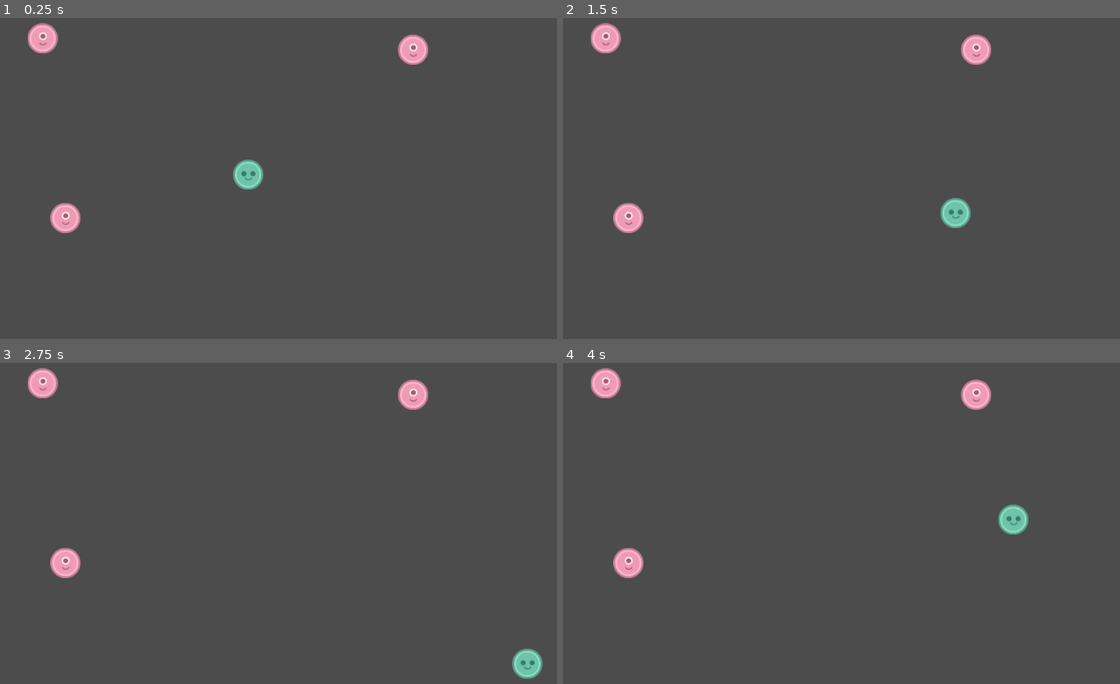
Above: before the commit, frames 1-4 (two rows, left to right).
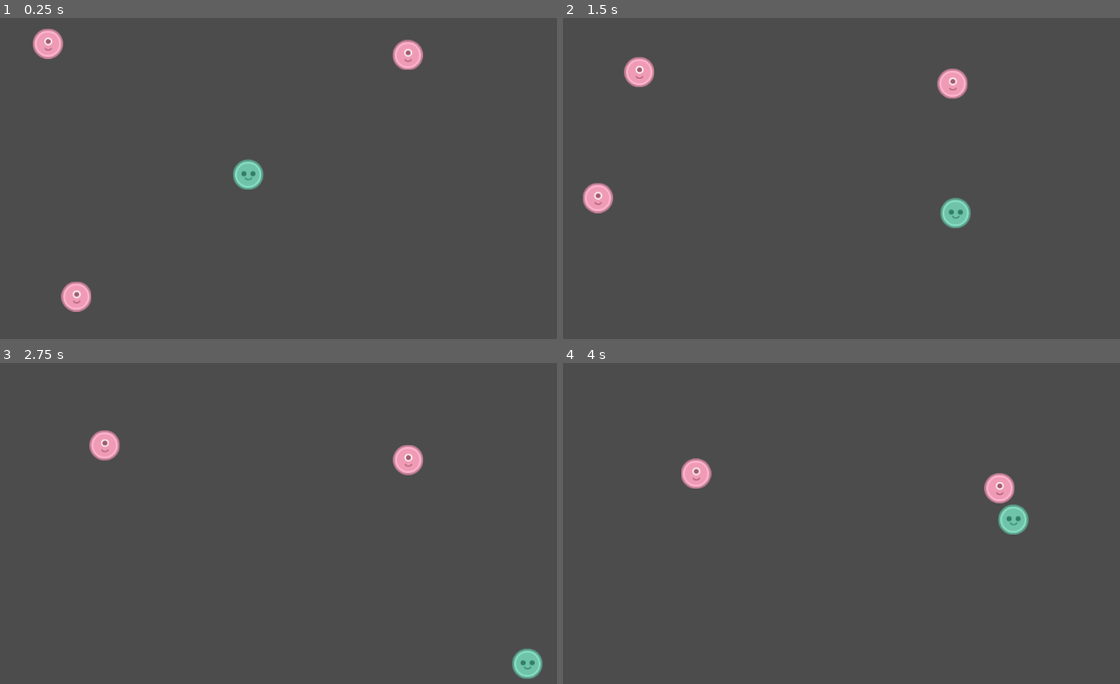
Above: after the commit, the same moments.

Repository: VitorCazella/Game_Dev
Game: Godot game, scene res://World.tscn
Two runs of this game, one before a commit and one after it. Both use one fixed random seed, a clock stepped at 60 frames per second and the inputs below.
Inputs:
- Up to frame 1 (0.25 s): no input
- Up to frame 2 (1.5 s): hold D (move_right) 0.53-1.28 s; hold S (move_down) from 1.28 s (still down)
- Up to frame 3 (2.75 s): release S (move_down) at 2.03 s; hold D (move_right) from 2.03 s (still down)
- Up to frame 4 (4 s): release D (move_right) at 2.78 s; hold W (move_up) 2.78-3.53 s; hold A (move_left) from 3.53 s (still down)

The runs differ from the first frame. In frame 1, 1.7% of the frame differs, in the area x 5-77%, y 1-92%; in frame 2, 2.5%, in the area x 3-77%, y 1-68%; in frame 3, 2.1%; in frame 4, 2.1%.
Error before the commit: Attempt to call function 'get_position' in base 'null instance' on a null instance. (res://Enemy.gd:5)

Commit message:
Chaser - Enemies now chase the player

Diff:
--- a/ChaserBase/Enemy.gd
+++ b/ChaserBase/Enemy.gd
@@ -1,17 +1,31 @@
 extends KinematicBody2D
 
-const MOVE_SPEED = 50
+var velocity = Vector2()
+var speed = 50
 
-var player = $Player.get_position() # a reference to the player so we can move relative to them
+onready var player = get_parent().get_node("Player") # a reference to the player so we can move relative to them
 
 func _ready():
 	add_to_group("enemies") # add this Node to the enemies group
+
+func _process(delta):
+	if player.position.x > position.x:
+		velocity.x += 1
+	if player.position.x < position.x:
+		velocity.x -= 1
+
+	if player.position.y > position.y:
+		velocity.y += 1
+	if player.position.y < position.y:
+		velocity.y -= 1
 
 func _physics_process(delta):
 	if player == null: # if we can't find a player, we can't chase them
 		print("no player found")
 	else:
-		print("player")
+		velocity = velocity.normalized()
+		move_and_collide(velocity * speed * delta)
+
 
 
 func set_player(p):
--- /dev/null
+++ b/ChaserBase/Path2D.gd
@@ -0,0 +1,15 @@
+extends Path2D
+
+
+# Declare member variables here. Examples:
+onready var follow = get_node("PathFollow2D")
+
+
+# Called when the node enters the scene tree for the first time.
+func _ready():
+	pass # Replace with function body.
+
+
+# Called every frame. 'delta' is the elapsed time since the previous frame.
+func _process(delta):
+	follow.set_offset(follow.get_offset() + 400 * delta )
--- a/ChaserBase/Player.gd
+++ b/ChaserBase/Player.gd
@@ -8,6 +8,10 @@
 
 func _physics_process(delta):
 	var move_vec = Vector2()
+
+	if Input.is_action_just_pressed("ui_esc"):
+		get_tree().quit()
+
 	if Input.is_action_pressed("move_up"):
 		move_vec.y -= 1
 	if Input.is_action_pressed("move_down"):
--- a/ChaserBase/World.tscn
+++ b/ChaserBase/World.tscn
@@ -1,18 +1,34 @@
-[gd_scene load_steps=3 format=2]
+[gd_scene load_steps=5 format=2]
 
 [ext_resource path="res://Player.tscn" type="PackedScene" id=1]
 [ext_resource path="res://Enemy.tscn" type="PackedScene" id=2]
+[ext_resource path="res://Path2D.gd" type="Script" id=3]
+
+[sub_resource type="Curve2D" id=1]
+_data = {
+"points": PoolVector2Array( 0, 0, 0, 0, 139, 518, 0, 0, 0, 0, 340, 522, 0, 0, 0, 0, 349, 368, 0, 0, 0, 0, 126, 300, 0, 0, 0, 0, 214, 438, 0, 0, 0, 0, 138, 514, 0, 0, 0, 0, 213, 682, 0, 0, 0, 0, 24, 629, 0, 0, 0, 0, 274, 639, 0, 0, 0, 0, 155, 684, 0, 0, 0, 0, 196, 606, 0, 0, 0, 0, 246, 557, 0, 0, 0, 0, 63, 463, 0, 0, 0, 0, 276, 607, 0, 0, 0, 0, 286, 507, 0, 0, 0, 0, 93, 414, 0, 0, 0, 0, 315, 407, 0, 0, 0, 0, 320, 338, 0, 0, 0, 0, 299, 497, 0, 0, 0, 0, 334, 525, 0, 0, 0, 0, 130, 522, 0, 0, 0, 0, 100, 569, 0, 0, 0, 0, 95, 436, 0, 0, 0, 0, 194, 504, 0, 0, 0, 0, 126, 517 )
+}
 
 [node name="World" type="Node2D"]
 
 [node name="Player" parent="." instance=ExtResource( 1 )]
 position = Vector2( 527.424, 335.734 )
 
-[node name="Enemy1" parent="." instance=ExtResource( 2 )]
-position = Vector2( 242.659, 403.324 )
-
 [node name="Enemy2" parent="." instance=ExtResource( 2 )]
 position = Vector2( 207.202, 122.992 )
 
 [node name="Enemy3" parent="." instance=ExtResource( 2 )]
 position = Vector2( 784.488, 140.72 )
+
+[node name="Path2D" type="Path2D" parent="."]
+position = Vector2( 2, -2 )
+curve = SubResource( 1 )
+script = ExtResource( 3 )
+
+[node name="PathFollow2D" type="PathFollow2D" parent="Path2D"]
+position = Vector2( 149.002, 518.199 )
+offset = 10.0
+rotate = false
+
+[node name="Enemy1" parent="Path2D/PathFollow2D" instance=ExtResource( 2 )]
+position = Vector2( 0.655441, -0.304138 )
--- a/ChaserBase/project.godot
+++ b/ChaserBase/project.godot
@@ -46,6 +46,11 @@
 "events": [ Object(InputEventMouseButton,"resource_local_to_scene":false,"resource_name":"","device":0,"alt":false,"shi …(212 unchanged characters)…
  ]
 }
+ui_esc={
+"deadzone": 0.5,
+"events": [ Object(InputEventKey,"resource_local_to_scene":false,"resource_name":"","device":0,"alt":false,"shift":false,"control":false,"meta":false,"command":false,"pressed":false,"scancode":16777217,"unicode":0,"echo":false,"script":null)
+ ]
+}
 
 [rendering]
 
